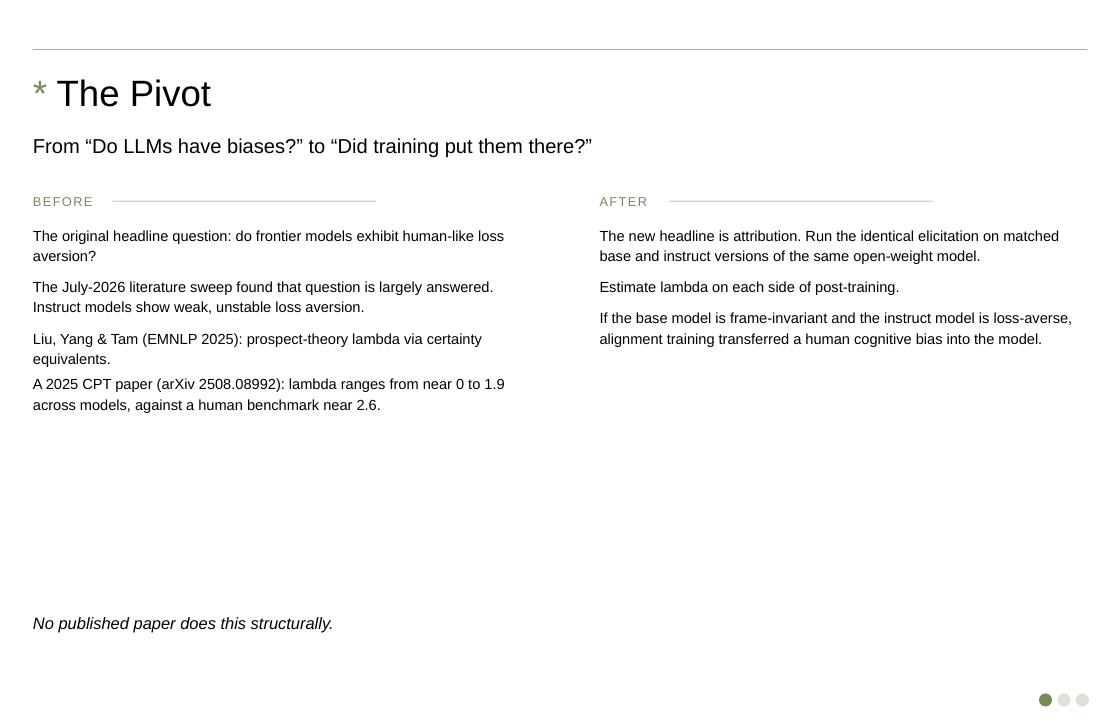
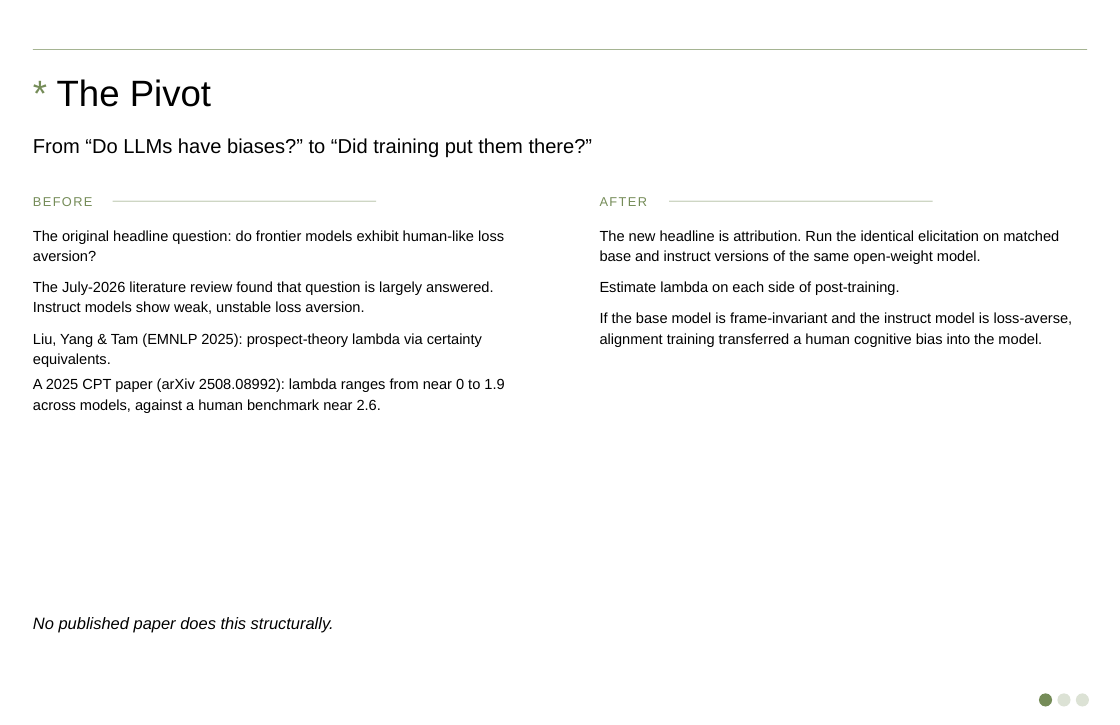
Before and after one commit to jblakeslee89/llm-revealed-preferences, a slide deck: slide 1 of briefings/week1-pivot-briefing.pptx. Drawn at 1120x725 pixels with LibreOffice and Linux fonts; fonts in the diff are those of the drawing. Boxes give left, top, right and bottom in pixels: in the first picture for what was removed or moved away, otherwise in the second. Text is boxed around its words. In the diff, an @@ line names an element or a change of style, - is before the commit and + after.

```diff
--- a/briefings/week1-pivot-briefing.pptx
+++ b/briefings/week1-pivot-briefing.pptx
@@ text at [33, 281, 493, 314]: text changed @@
-The July-2026 literature sweep found that question is largely answered. Instruct models show weak, unstable loss aversion.
+The July-2026 literature review found that question is largely answered. Instruct models show weak, unstable loss aversion.
```
Also in this commit, not shown: 7 other files.
